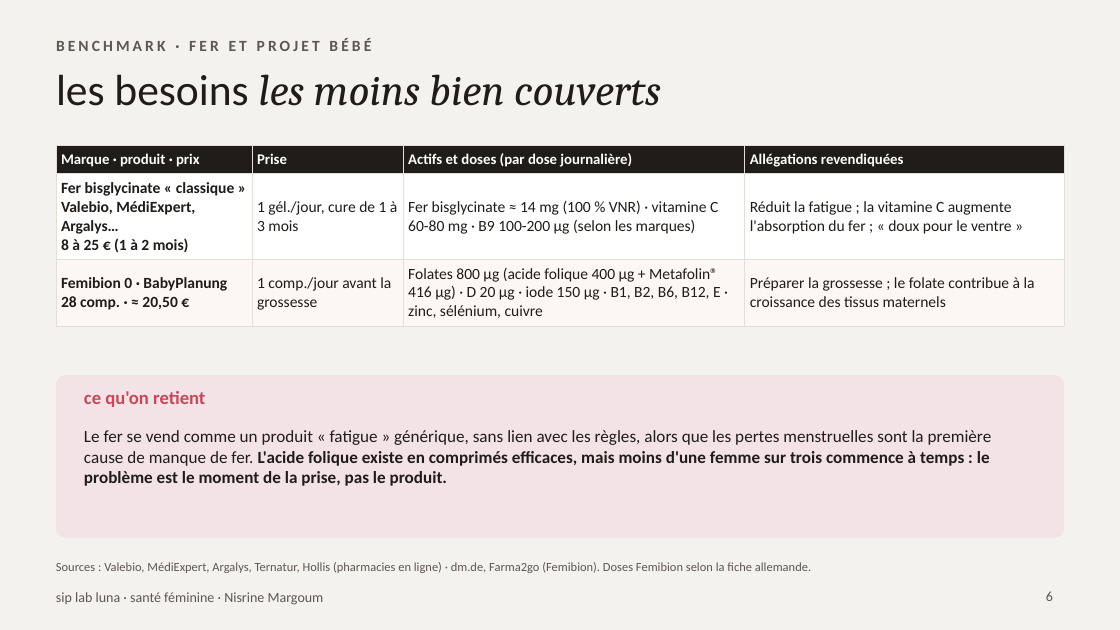
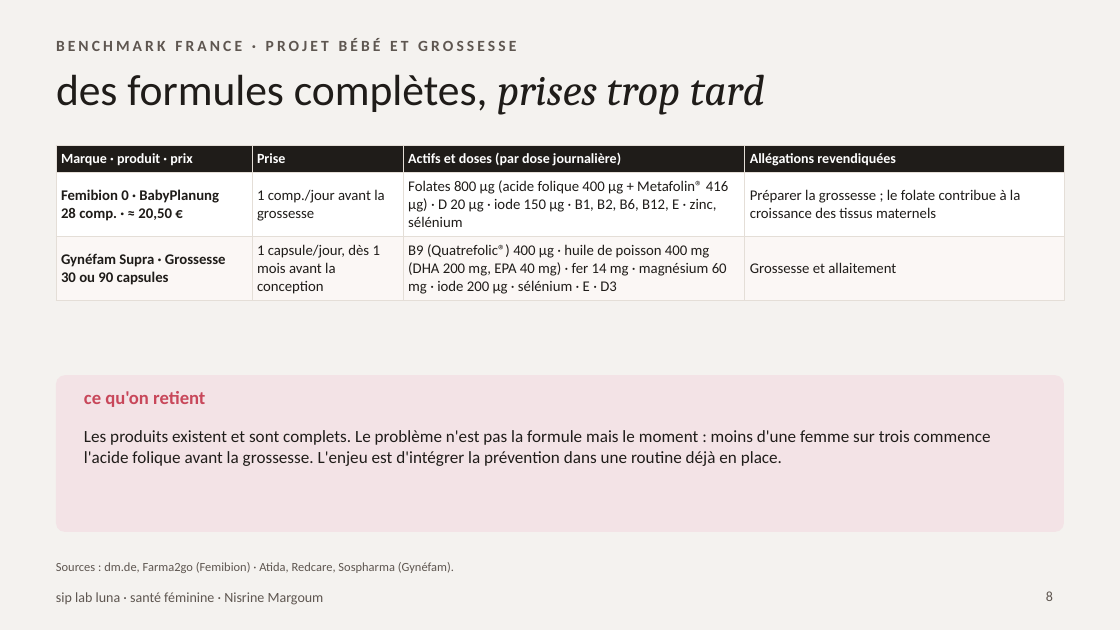
Before and after one commit to nisrine-max/mon-sitee, a slide deck: slide 8 of pitch/siplab-luna-problematique.pptx (slide 6 before the commit). Drawn at 1120x630 pixels with LibreOffice and Linux fonts; fonts in the diff are those of the drawing. Boxes give left, top, right and bottom in pixels: in the first picture for what was removed or moved away, otherwise in the second. Text is boxed around its words. In the diff, an @@ line names an element or a change of style, - is before the commit and + after.

```diff
--- a/pitch/siplab-luna-problematique.pptx
+++ b/pitch/siplab-luna-problematique.pptx
@@ text at [56,38,516,51]: text changed @@
-BENCHMARK · FER ET PROJET BÉBÉ
+BENCHMARK FRANCE · PROJET BÉBÉ ET GROSSESSE
@@ title at [56,74,765,115]: text changed; font Cambria to Calibri; italic off @@
-les besoins les moins bien couverts
+des formules complètes, prises trop tard
@@ table at [56,146,1064,298] @@
-row 2: Fer bisglycinate « classique » / Valebio, MédiExpert, Argalys… / 8 à 25 € (1 à 2 mois) | 1 gél./jour, cure de 1 à 3 mois | Fer bisglycinate ≈ 14 mg (100 % VNR) · vitamine C 60-80 mg · B9 100-200 µg (selon les marques) | Réduit la fatigue ; la vitamine C augmente l'absorption du fer ; « doux pour le ventre »
+row 2: Femibion 0 · BabyPlanung / 28 comp. · ≈ 20,50 € | 1 comp./jour avant la grossesse | Folates 800 µg (acide folique 400 µg + Metafolin® 416 µg) · D 20 µg · iode 150 µg · B1, B2, B6, B12, E · zinc, sélénium | Préparer la grossesse ; le folate contribue à la croissance des tissus maternels
-row 3: Femibion 0 · BabyPlanung / 28 comp. · ≈ 20,50 € | 1 comp./jour avant la grossesse | Folates 800 µg (acide folique 400 µg + Metafolin® 416 µg) · D 20 µg · iode 150 µg · B1, B2, B6, B12, E · zinc, sélénium, cuivre | Préparer la grossesse ; le folate contribue à la croissance des tissus maternels
+row 3: Gynéfam Supra · Grossesse / 30 ou 90 capsules | 1 capsule/jour, dès 1 mois avant la conception | B9 (Quatrefolic®) 400 µg · huile de poisson 400 mg (DHA 200 mg, EPA 40 mg) · fer 14 mg · magnésium 60 mg · iode 200 µg · sélénium · E · D3 | Grossesse et allaitement
@@ size 9.5 to 9 pt in "Marque · produit · prix", "Prise", "Actifs et doses (par dose journalière)", "Allégations revendiquées" @@
@@ rounded rectangle: place and size @@
-rounded rectangle at [56,375,1064,538]
+rounded rectangle at [56,375,1064,532]
@@ rounded rectangle at [56,375,1064,532]: proportions changed @@
@@ text at [84,430,991,466]: text changed @@
-Le fer se vend comme un produit « fatigue » générique, sans lien avec les règles, alors que les pertes menstruelles sont la première cause de manque de fer. L'acide folique existe en comprimés efficaces, mais moins d'une femme sur trois commence à temps : le problème est le moment de la prise, pas le produit.
+Les produits existent et sont complets. Le problème n'est pas la formule mais le moment : moins d'une femme sur trois commence l'acide folique avant la grossesse. L'enjeu est d'intégrer la prévention dans une routine déjà en place.
@@ text at [56,562,454,573]: text changed @@
-Sources : Valebio, MédiExpert, Argalys, Ternatur, Hollis (pharmacies en ligne) · dm.de, Farma2go (Femibion). Doses Femibion selon la fiche allemande.
+Sources : dm.de, Farma2go (Femibion) · Atida, Redcare, Sospharma (Gynéfam).
@@ page number at [1046,591,1053,601]: text changed @@
-6
+8
```
Also in this commit, not shown: 4 other slides changed, 8 slides added, 1 slide removed.
